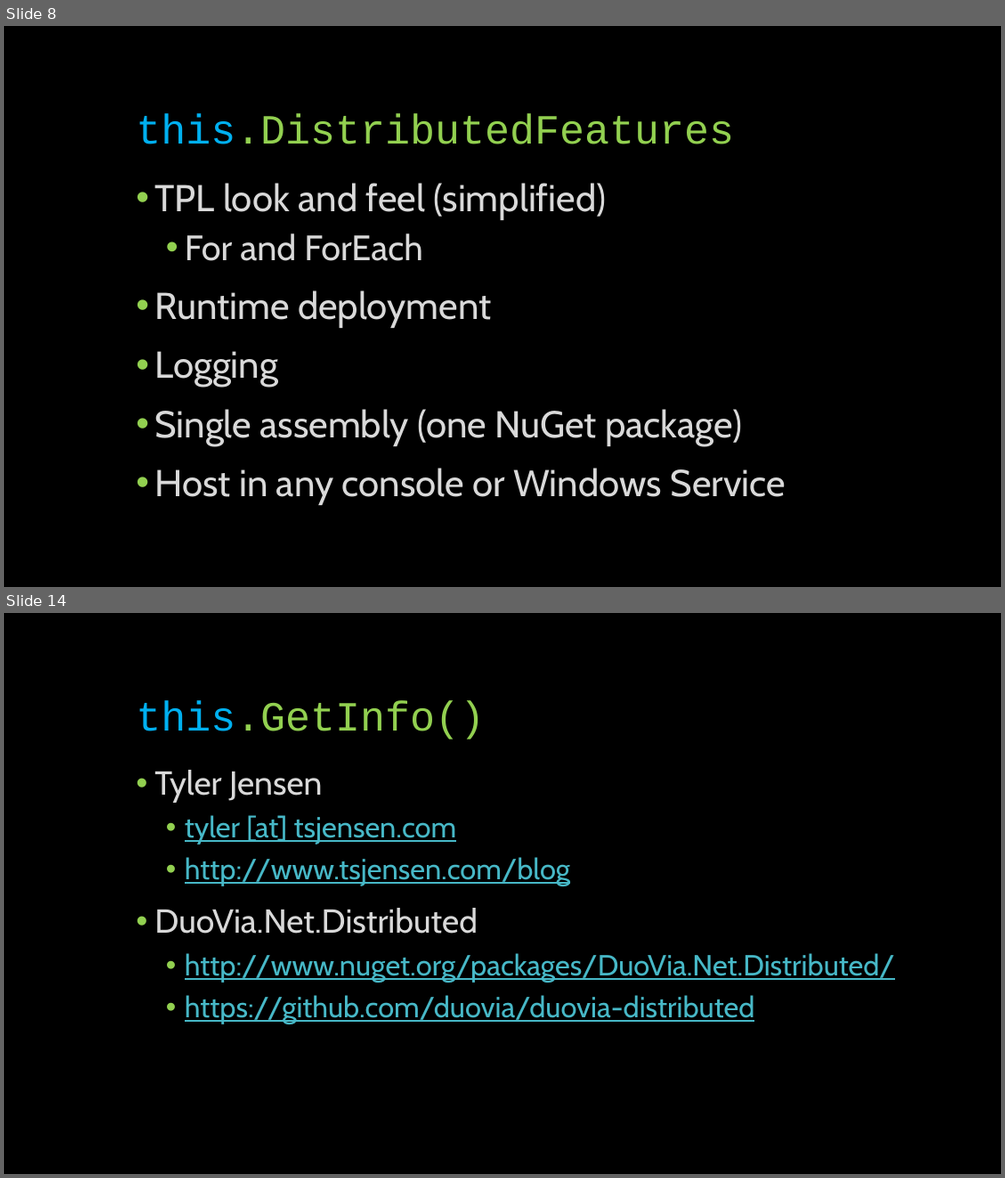
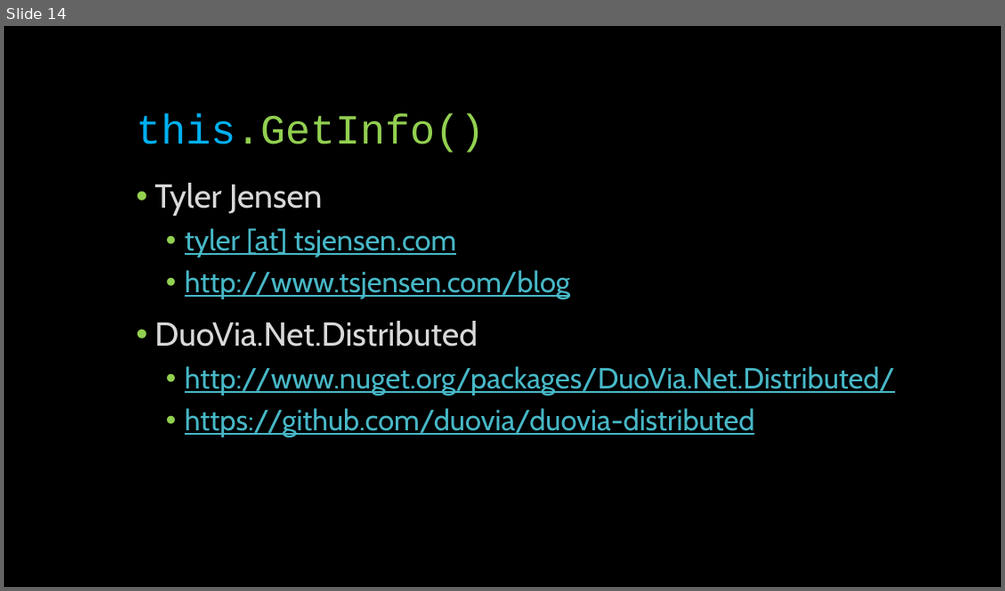
Before and after one commit to glennneiger/duovia-distributed, a slide deck: docs/distributed_demo.pptx. Shown one above the other, each under a label of ours: slides 8 and 14 before the commit, slide 14 after it; the slides between them are not shown. The pictures are 1005x1178 and 1005x591 pixels, drawn with LibreOffice and Linux fonts; fonts in the diff are those of the drawing. Boxes give left, top, right and bottom in pixels: in the first picture for what was removed or moved away, otherwise in the second. Text is boxed around its words. In the diff, an @@ line names an element or a change of style, - is before the commit and + after.

```diff
--- a/docs/distributed_demo.pptx
+++ b/docs/distributed_demo.pptx
@@ slide 8 removed at box(4, 26, 1001, 587), background #000000 @@
@@ title removed at box(136, 114, 734, 144) @@
-this.DistributedFeatures
@@ text removed at box(154, 183, 785, 505) @@
-• TPL look and feel (simplified)
-  • For and ForEach
-• Runtime deployment
-• Logging
-• Single assembly (one NuGet package)
-• Host in any console or Windows Service
```
Also in this commit, not shown: 4 slides changed, 9 slides added, 8 other slides removed, 4 other files.
